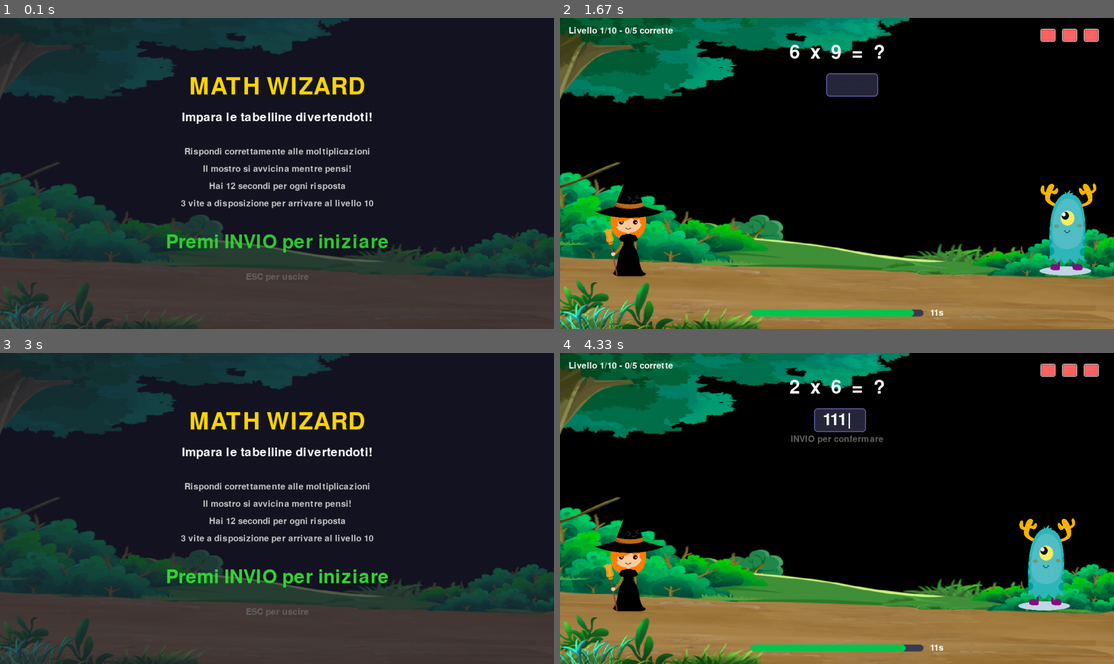
Above: before the commit, frames 1-4 (two rows, left to right).
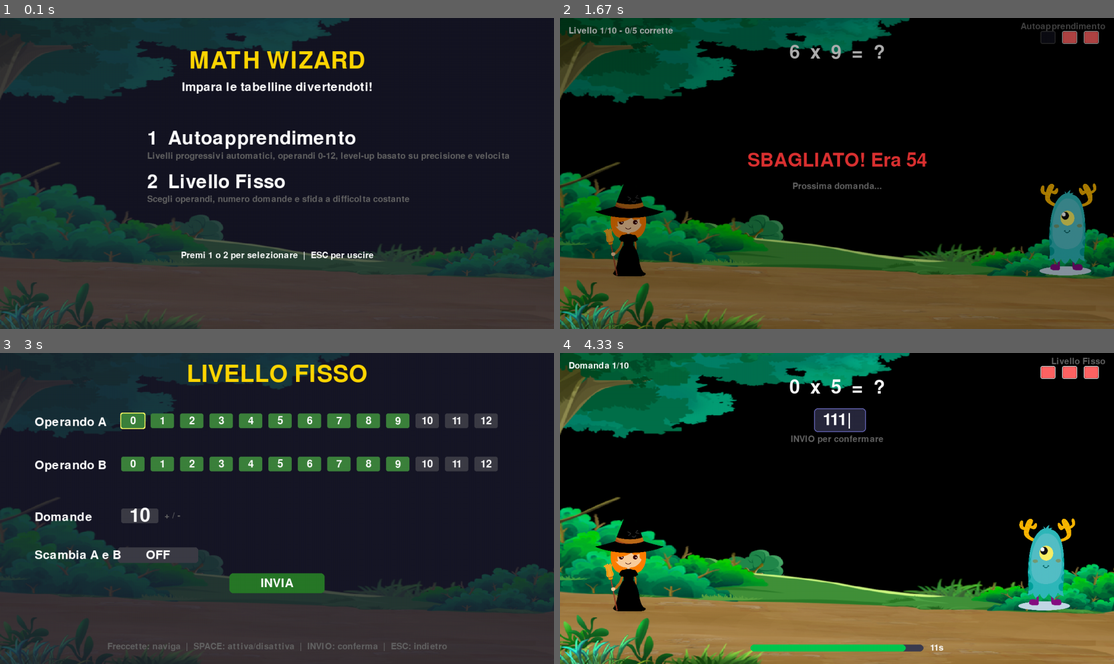
Above: after the commit, the same moments.

Repository: thefactor82/math-wizard
Game: pygame game, started from math-wizard.py
Two runs of this game, one before a commit and one after it. Both use one fixed random seed, a clock stepped at 60 frames per second and the inputs below.
Inputs:
- Up to frame 1 (0.1 s): no input
- Up to frame 2 (1.67 s): tap 1 at 0.33 s; tap 2 at 0.67 s; tap Enter at 1 s
- Up to frame 3 (3 s): tap Esc at 2.43 s; tap 2 at 2.77 s
- Up to frame 4 (4.33 s): tap Enter at 3.1 s; tap 1 at 3.43, 3.83, 4.13 s

The runs differ from the first frame. In frame 1, 7.6% of the frame differs, in the area x 26-92%, y 10-85%; in frame 2, 43%, in the area x 0-100%, y 0-100%; in frame 3, 12%; in frame 4, 0.6%.

Commit message:
Add new game mode (fixed level)

Diff:
--- a/math-wizard.py
+++ b/math-wizard.py
@@ -3,7 +3,6 @@
 import sys
 from collections import deque
 
-# === CONFIGURAZIONI ===
 VITE_MAGO = 3
 TEMPO_LIMITE = 12
 SCREEN_WIDTH = 1280
@@ -70,6 +69,7 @@
         self.font_piccolo = pygame.font.Font(None, 30)
         self.font_input = pygame.font.Font(None, 56)
         self.font_stats = pygame.font.Font(None, 28)
+        self.font_num = pygame.font.Font(None, 36)
 
         self.carica_risorse()
         self.azzera_partita()
@@ -87,7 +87,13 @@
         self.monster_img = pygame.transform.scale(monster_sheet, (200, int(200 / mw * mh)))
 
         self.char_h = self.char_img.get_height()
+
     def azzera_partita(self):
+        self.modalita = "auto"
+        self.pool_a = list(range(0, 10))
+        self.pool_b = list(range(0, 10))
+        self.domande_totali = 10
+        self.domande_fatte = 0
         self.vite = VITE_MAGO
         self.livello = 0
         self.corretto = 0
@@ -103,20 +109,63 @@
         self.feedback_timer = 0
         self.game_over = False
         self.inizio_domanda = 0
-        self.anim_frame = 0
-        self.anim_timer = 0
         self.timeout_gestito = False
+
+        self.config_cursor_row = 0
+        self.config_cursor_col = 0
+        self.config_pool_a = [n in self.pool_a for n in range(13)]
+        self.config_pool_b = [n in self.pool_b for n in range(13)]
+        self.config_domande = 10
+        self.config_swap = False
 
         self.tempi_risposta = []
         self.blocco_corrente = []
         self.coda_rinforzo = deque()
         self.stats = {}
 
+    def mostra_config(self):
+        self.state = "config_fisso"
+
+    def avvia_partita(self):
+        self.state = "gioco"
+        self.game_over = False
+        self.vite = VITE_MAGO
+        self.livello = 0
+        self.tempi_risposta = []
+        self.blocco_corrente = []
+        self.coda_rinforzo = deque()
+        self.stats = {}
+        self.domande_fatte = 0
+        self.domanda_attiva = False
+        self.feedback = None
+        self.game_over = False
+        if self.modalita == "fisso":
+            self.pool_a = [n for n in range(13) if self.config_pool_a[n]]
+            self.pool_b = [n for n in range(13) if self.config_pool_b[n]]
+            if not self.pool_a:
+                self.pool_a = [0]
+            if not self.pool_b:
+                self.pool_b = [0]
+            self.domande_totali = self.config_domande
+            self.swap_operandi = self.config_swap
+        self.nuova_domanda()
+
     def nuova_domanda(self):
         if self.vite <= 0:
             return
-        pool = get_pool(self.livello)
-        self.a, self.b = genera_operandi(pool, self.livello, self.coda_rinforzo)
+        if self.modalita == "auto":
+            pool = get_pool(self.livello)
+            self.a, self.b = genera_operandi(pool, self.livello, self.coda_rinforzo)
+        else:
+            if self.domande_fatte >= self.domande_totali:
+                self.game_over = True
+                return
+            self.a = random.choice(self.pool_a)
+            self.b = random.choice(self.pool_b)
+            if self.swap_operandi and random.random() < 0.5:
+                self.a, self.b = self.b, self.a
+            self.domande_fatte += 1
+
         self.risultato_atteso = self.a * self.b
         self.input_utente = ""
         self.mostro_progresso = 0.0
@@ -127,9 +176,10 @@
         self.timeout_gestito = False
         self.inizio_domanda = pygame.time.get_ticks()
 
-        richieste = 5 + sum(range(1, self.livello + 1))
-        fatte = sum(1 for esito, _ in self.blocco_corrente if esito)
-        self.domande_mancanti = max(richieste - fatte, 0)
+        if self.modalita == "auto":
+            richieste = 5 + sum(range(1, self.livello + 1))
+            fatte = sum(1 for esito, _ in self.blocco_corrente if esito)
+            self.domande_mancanti = max(richieste - fatte, 0)
 
     def gestisci_input(self, event):
         if event.type == pygame.KEYDOWN:
@@ -141,12 +191,16 @@
                 self.screen = pygame.display.set_mode((SCREEN_WIDTH, SCREEN_HEIGHT), flags)
                 return
             if self.state == "menu":
-                if event.key == pygame.K_RETURN:
-                    self.state = "gioco"
-                    self.azzera_partita()
-                    self.nuova_domanda()
+                if event.key == pygame.K_1:
+                    self.modalita = "auto"
+                    self.avvia_partita()
+                elif event.key == pygame.K_2:
+                    self.modalita = "fisso"
+                    self.mostra_config()
                 elif event.key == pygame.K_ESCAPE:
                     self.running = False
+            elif self.state == "config_fisso":
+                self.gestisci_config(event)
             elif self.state == "gioco":
                 if event.key == pygame.K_ESCAPE:
                     self.state = "menu"
@@ -159,14 +213,49 @@
                         self.input_utente += event.unicode
             elif self.state == "gameover":
                 if event.key == pygame.K_r:
-                    self.state = "gioco"
-                    self.azzera_partita()
-                    self.nuova_domanda()
+                    self.avvia_partita()
                 elif event.key == pygame.K_m:
                     self.state = "menu"
                 elif event.key == pygame.K_ESCAPE:
                     self.running = False
 
+    def gestisci_config(self, event):
+        if event.key == pygame.K_ESCAPE:
+            self.state = "menu"
+            return
+        if event.key == pygame.K_RETURN:
+            self.avvia_partita()
+            return
+
+        max_col = 12 if self.config_cursor_row in (0, 1) else 0
+        if event.key == pygame.K_UP:
+            self.config_cursor_row = max(0, self.config_cursor_row - 1)
+            self.config_cursor_col = min(self.config_cursor_col, 12 if self.config_cursor_row in (0, 1) else 0)
+        elif event.key == pygame.K_DOWN:
+            self.config_cursor_row = min(4, self.config_cursor_row + 1)
+            self.config_cursor_col = min(self.config_cursor_col, 12 if self.config_cursor_row in (0, 1) else 0)
+        elif event.key == pygame.K_LEFT:
+            self.config_cursor_col = max(0, self.config_cursor_col - 1)
+        elif event.key == pygame.K_RIGHT:
+            self.config_cursor_col = min(max_col, self.config_cursor_col + 1)
+        elif event.key == pygame.K_SPACE:
+            if self.config_cursor_row == 0:
+                self.config_pool_a[self.config_cursor_col] = not self.config_pool_a[self.config_cursor_col]
+                if not any(self.config_pool_a):
+                    self.config_pool_a[self.config_cursor_col] = True
+            elif self.config_cursor_row == 1:
+                self.config_pool_b[self.config_cursor_col] = not self.config_pool_b[self.config_cursor_col]
+                if not any(self.config_pool_b):
+                    self.config_pool_b[self.config_cursor_col] = True
+            elif self.config_cursor_row == 3:
+                self.config_swap = not self.config_swap
+        elif event.key in (pygame.K_PLUS, pygame.K_EQUALS):
+            if self.config_cursor_row == 2:
+                self.config_domande = min(99, self.config_domande + 1)
+        elif event.key == pygame.K_MINUS:
+            if self.config_cursor_row == 2:
+                self.config_domande = max(1, self.config_domande - 1)
+
     def controlla_risposta(self):
         if not self.domanda_attiva:
             return
@@ -174,7 +263,7 @@
         tempo = min((pygame.time.get_ticks() - self.inizio_domanda) / 1000.0, TEMPO_LIMITE)
         self.tempi_risposta.append(tempo)
 
-        livello = self.livello
+        livello = 0 if self.modalita == "fisso" else self.livello
         self.stats.setdefault(livello, {"corrette": 0, "sbagliate": 0, "tempi": []})
 
         if self.input_utente.strip().isdigit():
@@ -207,7 +296,7 @@
         self.feedback = self.corretto
         self.feedback_timer = pygame.time.get_ticks()
 
-        if self.corretto:
+        if self.modalita == "auto" and self.corretto:
             richieste = 5 + sum(range(1, self.livello + 1))
             ultimi = self.blocco_corrente[-richieste:]
             corrette_blocco = sum(1 for esito, _ in ultimi if esito)
@@ -227,7 +316,7 @@
         self.timeout_gestito = True
         tempo = TEMPO_LIMITE
         self.tempi_risposta.append(tempo)
-        livello = self.livello
+        livello = 0 if self.modalita == "fisso" else self.livello
         self.stats.setdefault(livello, {"corrette": 0, "sbagliate": 0, "tempi": []})
         self.stats[livello]["sbagliate"] += 1
         self.stats[livello]["tempi"].append(tempo)
@@ -246,7 +335,7 @@
     def aggiorna(self):
         if self.state == "gameover":
             return
-        if self.state != "gioco":
+        if self.state not in ("gioco",):
             return
 
         if self.domanda_attiva:
@@ -268,6 +357,8 @@
 
         if self.state == "menu":
             self.disegna_menu()
+        elif self.state == "config_fisso":
+            self.disegna_config()
         elif self.state == "gioco":
             if self.game_over:
                 self.disegna_gameover()
@@ -285,35 +376,107 @@
         self.screen.blit(overlay, (0, 0))
 
         titolo = self.font_titolo.render("MATH WIZARD", True, GOLD)
-        rect = titolo.get_rect(center=(SCREEN_WIDTH // 2, 160))
+        rect = titolo.get_rect(center=(SCREEN_WIDTH // 2, 100))
         self.screen.blit(titolo, rect)
 
         sottotitolo = self.font_medio.render("Impara le tabelline divertendoti!", True, WHITE)
-        rect = sottotitolo.get_rect(center=(SCREEN_WIDTH // 2, 230))
+        rect = sottotitolo.get_rect(center=(SCREEN_WIDTH // 2, 160))
         self.screen.blit(sottotitolo, rect)
 
-        righe = [
-            "Rispondi correttamente alle moltiplicazioni",
-            "Il mostro si avvicina mentre pensi!",
-            f"Hai {TEMPO_LIMITE} secondi per ogni risposta",
-            f"{VITE_MAGO} vite a disposizione per arrivare al livello 10"
-        ]
-        y = 310
-        for riga in righe:
-            surf = self.font_piccolo.render(riga, True, (200, 200, 200))
-            rect = surf.get_rect(center=(SCREEN_WIDTH // 2, y))
-            self.screen.blit(surf, rect)
-            y += 40
-
-        start = self.font_grande.render("Premi INVIO per iniziare", True, GREEN)
-        rect = start.get_rect(center=(SCREEN_WIDTH // 2, 520))
-        pulse = abs(pygame.time.get_ticks() % 1000 - 500) / 500
-        start.set_alpha(int(128 + 127 * pulse))
-        self.screen.blit(start, rect)
-
-        esci = self.font_piccolo.render("ESC per uscire", True, GRAY)
-        rect = esci.get_rect(center=(SCREEN_WIDTH // 2, 600))
-        self.screen.blit(esci, rect)
+        y = 280
+        opt1 = self.font_grande.render("1  Autoapprendimento", True, WHITE)
+        rect = opt1.get_rect(midleft=(SCREEN_WIDTH // 2 - 300, y))
+        self.screen.blit(opt1, rect)
+        desc1 = self.font_piccolo.render("Livelli progressivi automatici, operandi 0-12, level-up basato su precisione e velocita", True, GRAY)
+        rect = desc1.get_rect(midleft=(SCREEN_WIDTH // 2 - 300, y + 40))
+        self.screen.blit(desc1, rect)
+
+        y = 380
+        opt2 = self.font_grande.render("2  Livello Fisso", True, WHITE)
+        rect = opt2.get_rect(midleft=(SCREEN_WIDTH // 2 - 300, y))
+        self.screen.blit(opt2, rect)
+        desc2 = self.font_piccolo.render("Scegli operandi, numero domande e sfida a difficolta costante", True, GRAY)
+        rect = desc2.get_rect(midleft=(SCREEN_WIDTH // 2 - 300, y + 40))
+        self.screen.blit(desc2, rect)
+
+        info = self.font_piccolo.render("Premi 1 o 2 per selezionare  |  ESC per uscire", True, WHITE)
+        rect = info.get_rect(center=(SCREEN_WIDTH // 2, 550))
+        self.screen.blit(info, rect)
+
+    def disegna_config(self):
+        overlay = pygame.Surface((SCREEN_WIDTH, SCREEN_HEIGHT))
+        overlay.set_alpha(200)
+        overlay.fill(BG_DARK)
+        self.screen.blit(overlay, (0, 0))
+
+        titolo = self.font_titolo.render("LIVELLO FISSO", True, GOLD)
+        rect = titolo.get_rect(center=(SCREEN_WIDTH // 2, 50))
+        self.screen.blit(titolo, rect)
+
+        labels = ["Operando A", "Operando B"]
+        pools = [self.config_pool_a, self.config_pool_b]
+
+        for row in range(2):
+            y = 140 + row * 100
+            label = self.font_medio.render(labels[row], True, WHITE)
+            rect = label.get_rect(midleft=(80, y + 20))
+            self.screen.blit(label, rect)
+
+            for col in range(13):
+                sx = 280 + col * 68
+                selected = pools[row][col]
+                focused = self.config_cursor_row == row and self.config_cursor_col == col
+                bg_col = (60, 130, 60) if selected else (60, 60, 70)
+                if focused:
+                    pygame.draw.rect(self.screen, (255, 255, 100), (sx - 2, y - 2, 58, 38), 3, border_radius=4)
+                pygame.draw.rect(self.screen, bg_col, (sx, y, 54, 34), border_radius=4)
+                num = self.font_num.render(str(col), True, WHITE)
+                rect_n = num.get_rect(center=(sx + 27, y + 17))
+                self.screen.blit(num, rect_n)
+
+        y = 360
+        label_q = self.font_medio.render("Domande", True, WHITE)
+        rect = label_q.get_rect(midleft=(80, y + 20))
+        self.screen.blit(label_q, rect)
+
+        focused = self.config_cursor_row == 2
+        qx = 280
+        if focused:
+            pygame.draw.rect(self.screen, (255, 255, 100), (qx - 2, y - 2, 90, 38), 3, border_radius=4)
+        pygame.draw.rect(self.screen, (60, 60, 70), (qx, y, 86, 34), border_radius=4)
+        q_surf = self.font_grande.render(str(self.config_domande), True, WHITE)
+        rect_q = q_surf.get_rect(center=(qx + 43, y + 17))
+        self.screen.blit(q_surf, rect_q)
+        hint = self.font_piccolo.render("+ / -", True, GRAY)
+        rect_h = hint.get_rect(midleft=(qx + 100, y + 17))
+        self.screen.blit(hint, rect_h)
+
+        y = 450
+        swap_sel = self.config_cursor_row == 3
+        if swap_sel:
+            pygame.draw.rect(self.screen, (255, 255, 100), (270, y - 4, 190, 44), 3, border_radius=6)
+        bg_swap = (60, 130, 60) if self.config_swap else (60, 60, 70)
+        pygame.draw.rect(self.screen, bg_swap, (272, y, 186, 36), border_radius=6)
+        sw_txt = "ON" if self.config_swap else "OFF"
+        swap_label = self.font_medio.render("Scambia A e B", True, WHITE)
+        rect_sl = swap_label.get_rect(midleft=(80, y + 18))
+        self.screen.blit(swap_label, rect_sl)
+        swap_val = self.font_medio.render(sw_txt, True, WHITE)
+        rect_sv = swap_val.get_rect(center=(365, y + 18))
+        self.screen.blit(swap_val, rect_sv)
+
+        y = 510
+        start_sel = self.config_cursor_row == 4
+        if start_sel:
+            pygame.draw.rect(self.screen, (255, 255, 100), (SCREEN_WIDTH // 2 - 112, y - 4, 224, 54), 3, border_radius=8)
+        pygame.draw.rect(self.screen, (40, 120, 40), (SCREEN_WIDTH // 2 - 110, y, 220, 46), border_radius=8)
+        start_txt = self.font_medio.render("INVIA", True, WHITE)
+        rect_s = start_txt.get_rect(center=(SCREEN_WIDTH // 2, y + 23))
+        self.screen.blit(start_txt, rect_s)
+
+        help = self.font_piccolo.render("Freccette: naviga  |  SPACE: attiva/disattiva  |  INVIO: conferma  |  ESC: indietro", True, GRAY)
+        rect_h2 = help.get_rect(center=(SCREEN_WIDTH // 2, SCREEN_HEIGHT - 40))
+        self.screen.blit(help, rect_h2)
 
     def disegna_gioco(self):
         wx = 80
@@ -340,18 +503,27 @@
                 rect = preview.get_rect(center=(SCREEN_WIDTH // 2, 200))
                 self.screen.blit(preview, rect)
 
-        richieste = 5 + sum(range(1, self.livello + 1))
-        corr = sum(1 for esito, _ in self.blocco_corrente if esito)
-        stato = self.font_piccolo.render(f"Livello {self.livello + 1}/{len(LIVELLI)} - {corr}/{richieste} corrette", True, WHITE)
-        self.screen.blit(stato, (20, 20))
+        if self.modalita == "auto":
+            richieste = 5 + sum(range(1, self.livello + 1))
+            corr = sum(1 for esito, _ in self.blocco_corrente if esito)
+            stato = self.font_piccolo.render(f"Livello {self.livello + 1}/{len(LIVELLI)} - {corr}/{richieste} corrette", True, WHITE)
+            self.screen.blit(stato, (20, 20))
+            mode_txt = "Autoapprendimento"
+        else:
+            stato = self.font_piccolo.render(f"Domanda {self.domande_fatte}/{self.domande_totali}", True, WHITE)
+            self.screen.blit(stato, (20, 20))
+            mode_txt = "Livello Fisso"
+        mode = self.font_piccolo.render(mode_txt, True, GRAY)
+        rect_m = mode.get_rect(midright=(SCREEN_WIDTH - 20, 20))
+        self.screen.blit(mode, rect_m)
 
         for i in range(VITE_MAGO):
             colore = RED if i < self.vite else DARK
-            pygame.draw.rect(self.screen, colore, (SCREEN_WIDTH - 70 - i * 50, 25, 35, 30), border_radius=4)
+            pygame.draw.rect(self.screen, colore, (SCREEN_WIDTH - 70 - i * 50, 30, 35, 30), border_radius=4)
             if i < self.vite:
-                pygame.draw.rect(self.screen, (255, 100, 100), (SCREEN_WIDTH - 70 - i * 50 + 3, 28, 29, 24), border_radius=3)
+                pygame.draw.rect(self.screen, (255, 100, 100), (SCREEN_WIDTH - 70 - i * 50 + 3, 33, 29, 24), border_radius=3)
             pygame.draw.rect(self.screen, (200, 200, 200) if i < self.vite else (60, 60, 60),
-                           (SCREEN_WIDTH - 70 - i * 50, 25, 35, 30), 2, border_radius=4)
+                           (SCREEN_WIDTH - 70 - i * 50, 30, 35, 30), 2, border_radius=4)
 
         if self.domanda_attiva:
             bar_w = 400
@@ -403,7 +575,7 @@
             titolo = self.font_titolo.render("GAME OVER", True, RED)
         else:
             titolo = self.font_titolo.render("PARTITA TERMINATA", True, GOLD)
-        rect = titolo.get_rect(center=(SCREEN_WIDTH // 2, 60))
+        rect = titolo.get_rect(center=(SCREEN_WIDTH // 2, 50))
         self.screen.blit(titolo, rect)
 
         tot_corrette = sum(v["corrette"] for v in self.stats.values())
@@ -414,33 +586,37 @@
             (f"Corrette: {tot_corrette}", GREEN),
             (f"Sbagliate: {tot_sbagliate}", RED),
             (f"Vite rimaste: {self.vite}", YELLOW),
-            (f"Livello raggiunto: {self.livello + 1}/{len(LIVELLI)}", WHITE),
             (f"Tempo medio: {tempo_medio:.1f}s", WHITE),
         ]
-        y = 130
+        if self.modalita == "auto":
+            righe.insert(2, (f"Livello raggiunto: {self.livello + 1}/{len(LIVELLI)}", WHITE))
+        y = 110
         for testo, colore in righe:
             surf = self.font_medio.render(testo, True, colore)
             rect = surf.get_rect(center=(SCREEN_WIDTH // 2, y))
             self.screen.blit(surf, rect)
-            y += 50
+            y += 46
 
         if self.stats:
             y += 10
-            titolo_stat = self.font_medio.render("Statistiche per livello:", True, GOLD)
+            titolo_stat = self.font_medio.render("Statistiche:", True, GOLD)
             rect = titolo_stat.get_rect(center=(SCREEN_WIDTH // 2, y))
             self.screen.blit(titolo_stat, rect)
-            y += 42
+            y += 38
 
             for i in sorted(self.stats.keys()):
                 entry = self.stats[i]
                 media = sum(entry['tempi']) / len(entry['tempi']) if entry['tempi'] else 0
-                testo = f"Livello {i + 1}: {entry['corrette']} corrette / {entry['sbagliate']} sbagliate - Tempo medio: {media:.1f}s"
+                if self.modalita == "auto":
+                    testo = f"Livello {i + 1}: {entry['corrette']} corrette / {entry['sbagliate']} sbagliate - Tempo medio: {media:.1f}s"
+                else:
+                    testo = f"Pool A e B: {entry['corrette']} corrette / {entry['sbagliate']} sbagliate - Tempo medio: {media:.1f}s"
                 surf = self.font_stats.render(testo, True, (200, 200, 200))
                 rect = surf.get_rect(center=(SCREEN_WIDTH // 2, y))
                 self.screen.blit(surf, rect)
-                y += 30
-
-        y = max(y + 30, SCREEN_HEIGHT - 120)
+                y += 28
+
+        y = max(y + 20, SCREEN_HEIGHT - 100)
         restart = self.font_medio.render("Premi R per rigiocare  |  M per menu  |  ESC per uscire", True, WHITE)
         rect = restart.get_rect(center=(SCREEN_WIDTH // 2, y))
         self.screen.blit(restart, rect)
